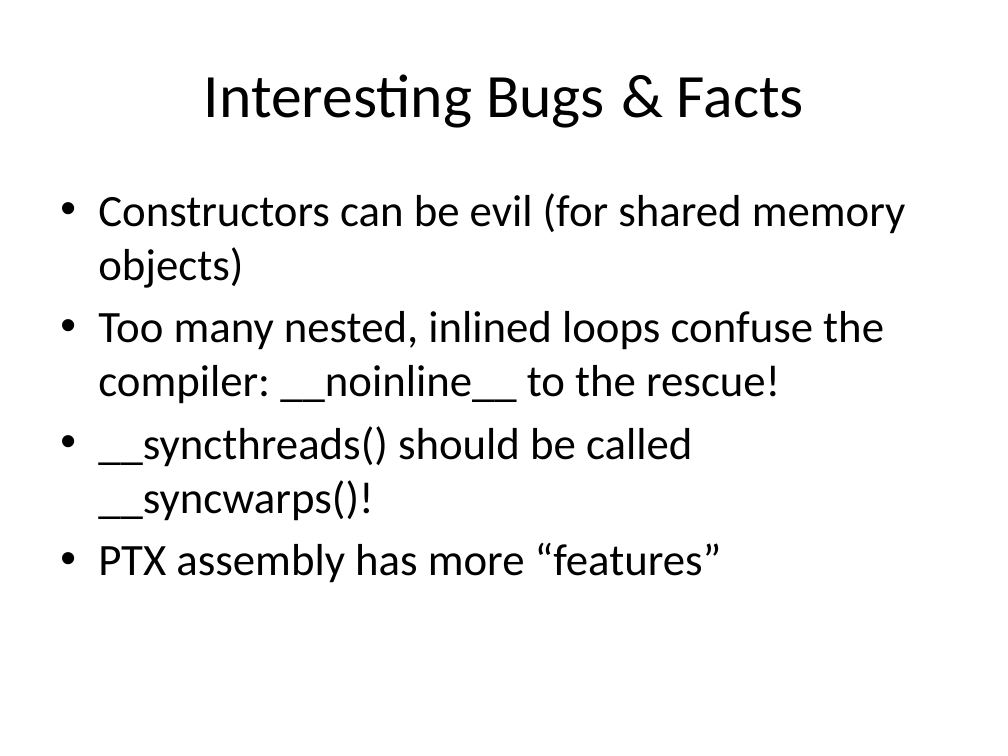
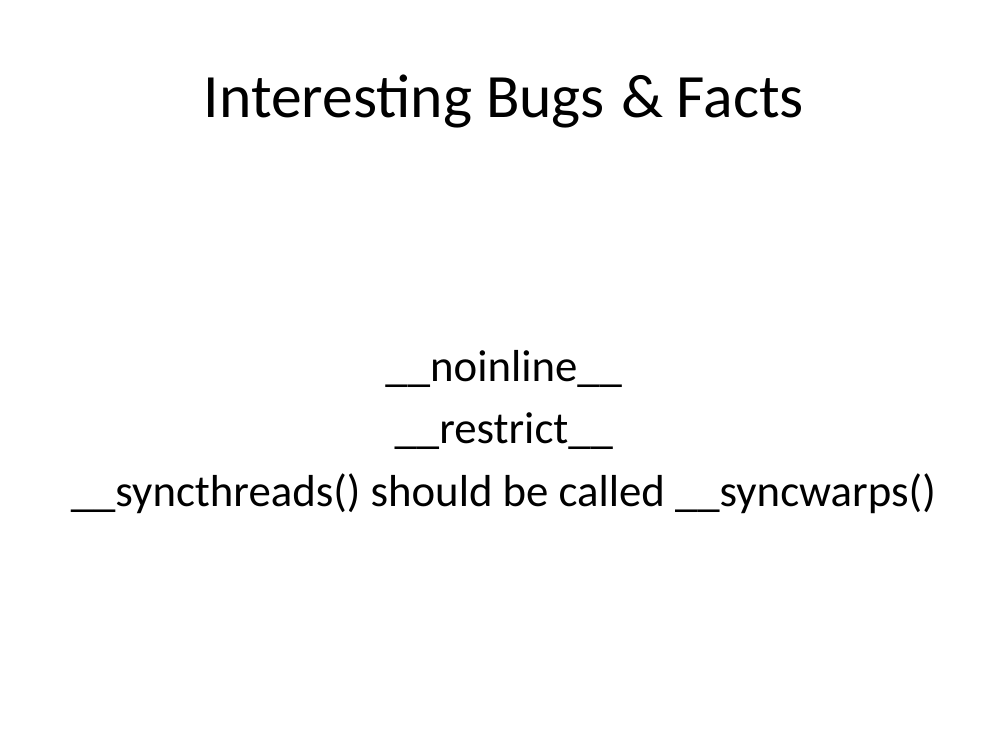
Before and after one commit to fernanor/ls1-mardyn, a slide deck: slide 12 of paper/presentation.pptx (slide 11 before the commit). Drawn at 1008x756 pixels with LibreOffice and Linux fonts; fonts in the diff are those of the drawing. Boxes give left, top, right and bottom in pixels: in the first picture for what was removed or moved away, otherwise in the second. Text is boxed around its words. In the diff, an @@ line names an element or a change of style, - is before the commit and + after.

Commit message:
change my IDP presentation some more

```diff
--- a/paper/presentation.pptx
+++ b/paper/presentation.pptx
@@ text "__noinline__" at [71,350,936,514]: vertical alignment top to middle @@
@@ text at [71,350,936,514]: text changed @@
-• Constructors can be evil (for shared memory objects)
-• Too many nested, inlined loops confuse the compiler: __noinline__ to the rescue!
-• __syncthreads() should be called __syncwarps()!
-• PTX assembly has more “features”
+__noinline__
+__restrict__
+__syncthreads() should be called __syncwarps()
```
Also in this commit, not shown: 3 other slides changed, 3 slides added, 1 slide removed.
